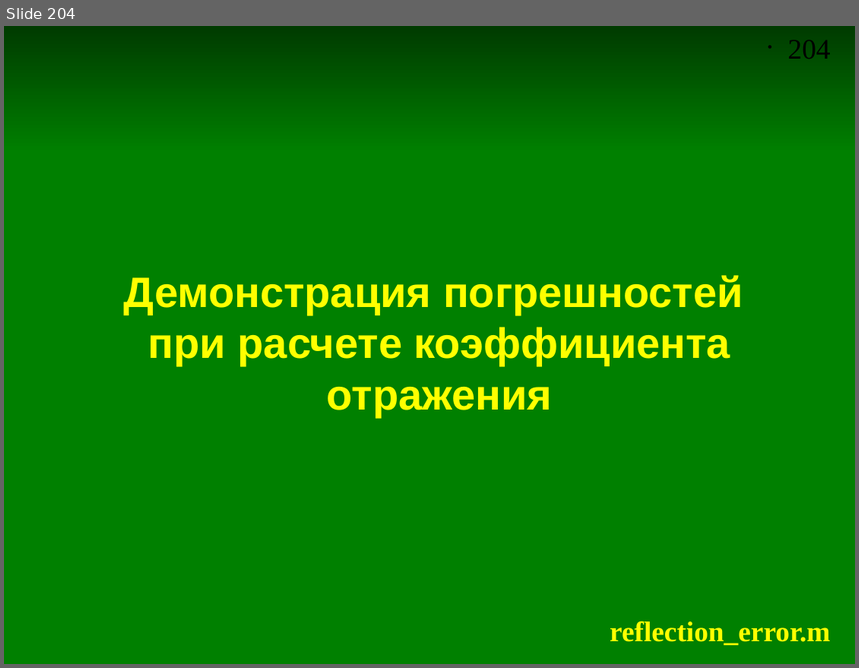
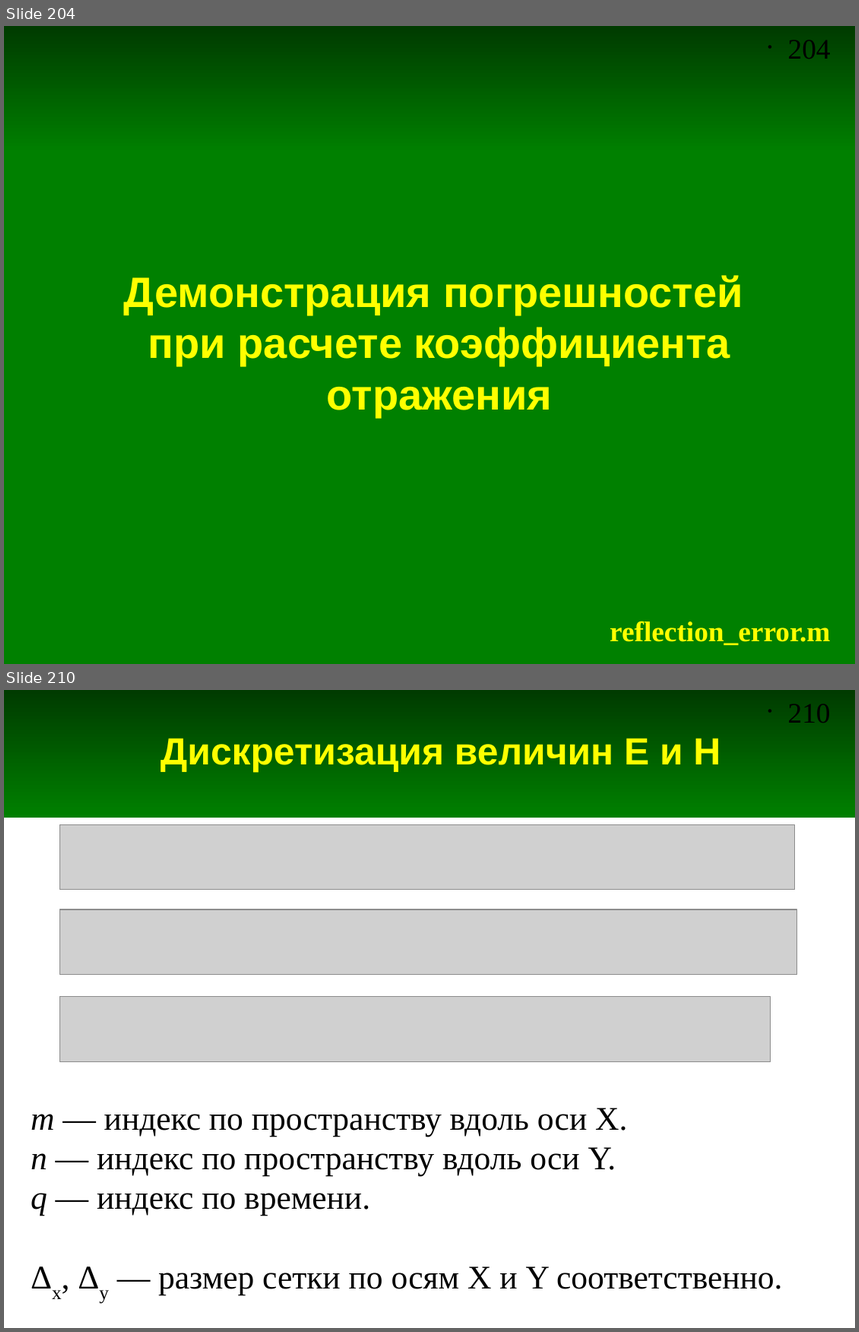
Before and after one commit to andris0147sv/modelling, a slide deck: presentations/2. FDTD.odp. Shown one above the other, each under a label of ours: slide 204 before the commit, slides 204 and 210 after it; the slides between them are not shown. The pictures are 859x668 and 859x1332 pixels, drawn with LibreOffice and Linux fonts; fonts in the diff are those of the drawing; grey boxes stand for pictures. Boxes give left, top, right and bottom in pixels: in the first picture for what was removed or moved away, otherwise in the second. Text is boxed around its words. In the diff, an @@ line names an element or a change of style, - is before the commit and + after.

```diff
--- a/presentations/2. FDTD.odp
+++ b/presentations/2. FDTD.odp
@@ slide 210 added at (4,690,855,1328), background #FFFFFF; not listed: 2 template elements that a slide beside it also shows @@
@@ title added at (161,738,721,773), 32 pt, text #FFFF00, bold @@
+Дискретизация величин E и H
@@ picture added at (59,825,794,890) @@
@@ picture added at (59,910,797,975) @@
@@ picture added at (59,996,770,1062) @@
@@ text added at (31,1108,782,1296), 28 pt, text #000000 @@
+m — индекс по пространству вдоль оси X.
+n — индекс по пространству вдоль оси Y.
+q — индекс по времени.
+Δx, Δy — размер сетки по осям X и Y соответственно.
```
Also in this commit, not shown: 11 other slides added.
